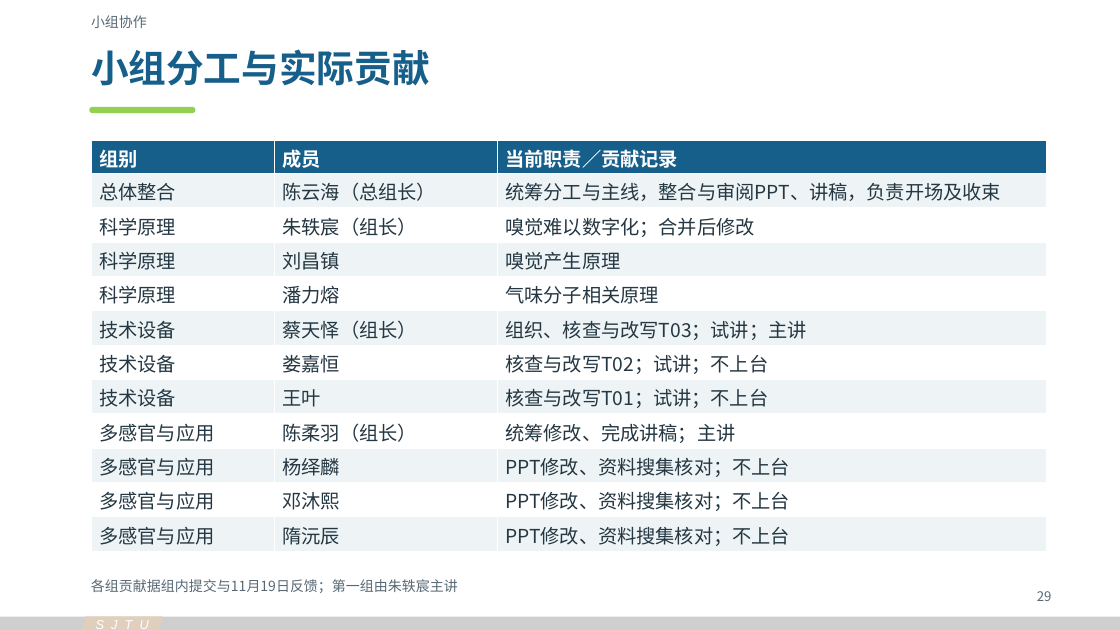
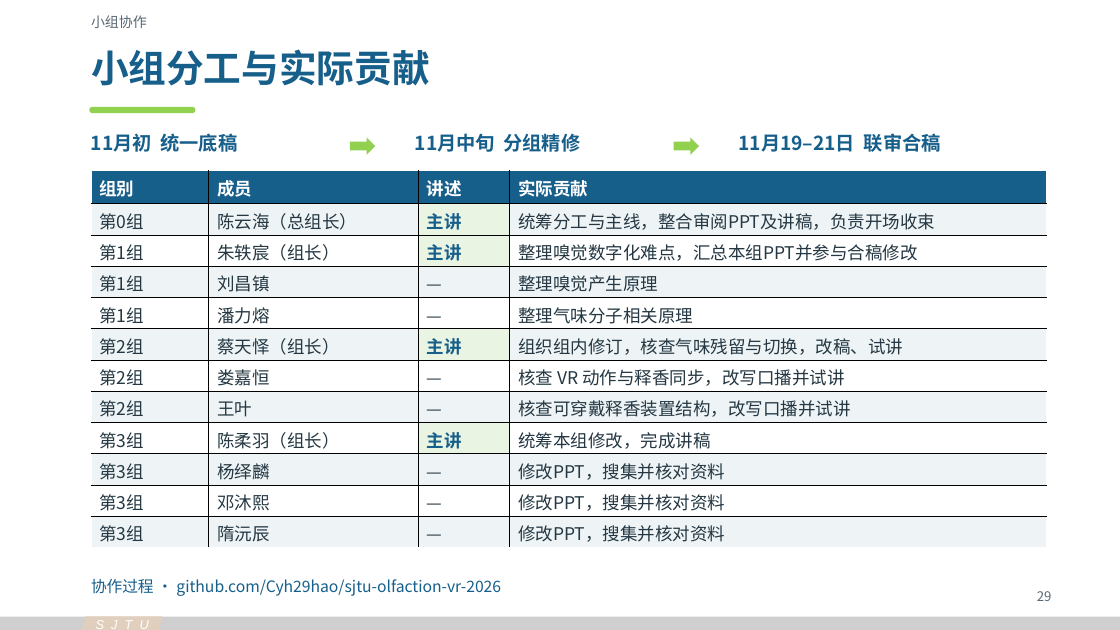
Before and after one commit to Cyh29hao/sjtu-olfaction-vr-2026, a slide deck: slide 30 of release/v4/olfaction-vr-v4-show.pptx. Drawn at 1120x630 pixels with LibreOffice and Linux fonts; fonts in the diff are those of the drawing. Boxes give left, top, right and bottom in pixels: in the first picture for what was removed or moved away, otherwise in the second. Text is boxed around its words. In the diff, an @@ line names an element or a change of style, - is before the commit and + after.

```diff
--- a/release/v4/olfaction-vr-v4-show.pptx
+++ b/release/v4/olfaction-vr-v4-show.pptx
@@ text added at <box>91,133,238,152</box>, 16.5 pt, text #175F8B, bold @@
+11月初 统一底稿
@@ right arrow added at <box>350,138,376,155</box>, fill #92D050 @@
@@ text added at <box>415,133,581,152</box>, 16.5 pt, text #175F8B, bold @@
+11月中旬 分组精修
@@ right arrow added at <box>674,138,699,155</box>, fill #92D050 @@
@@ text added at <box>738,133,941,152</box>, 16.5 pt, text #175F8B, bold @@
+11月19–21日 联审合稿
@@ table at <box>91,171,1046,548</box> @@
-column 1: 组别 | 总体整合 | 科学原理 | 科学原理 | 科学原理 | 技术设备 | 技术设备 | 技术设备 | 多感官与应用 | 多感官与应用 | 多感官与应用 | 多感官与应用
+column 1: 组别 | 第0组 | 第1组 | 第1组 | 第1组 | 第2组 | 第2组 | 第2组 | 第3组 | 第3组 | 第3组 | 第3组
-column 3: 当前职责／贡献记录 | 统筹分工与主线，整合与审阅PPT、讲稿，负责开场及收束 | 嗅觉难以数字化；合并后修改 | 嗅觉产生原理 | 气味分子相关原理 | 组织、核查与改写T03；试讲；主讲 | 核查与改写T02；试讲；不上台 | 核查与改写T01；试讲；不上台 | 统筹修改、完成讲稿；主讲 | PPT修改、资料搜集核对；不上台 | PPT修改、资料搜集核对；不上台 | PPT修改、资料搜集核对；不上台
+column 3: 讲述 | 主讲 | 主讲 | — | — | 主讲 | — | — | 主讲 | — | — | —
+column 4: 实际贡献 | 统筹分工与主线，整合审阅PPT及讲稿，负责开场收束 | 整理嗅觉数字化难点，汇总本组PPT并参与合稿修改 | 整理嗅觉产生原理 | 整理气味分子相关原理 | 组织组内修订，核查气味残留与切换，改稿、试讲 | 核查 VR 动作与释香同步，改写口播并试讲 | 核查可穿戴释香装置结构，改写口播并试讲 | 统筹本组修改，完成讲稿 | 修改PPT，搜集并核对资料 | 修改PPT，搜集并核对资料 | 修改PPT，搜集并核对资料
@@ table: place and size @@
-table at <box>91,140,1046,552</box>
+table at <box>91,171,1046,548</box>
@@ text removed at <box>91,579,458,593</box> @@
-各组贡献据组内提交与11月19日反馈；第一组由朱轶宸主讲
@@ text added at <box>91,579,501,596</box>, 13.5 pt, text #175F8B @@
+协作过程 · github.com/Cyh29hao/sjtu-olfaction-vr-2026
```
Also in this commit, not shown: 10 other files.
